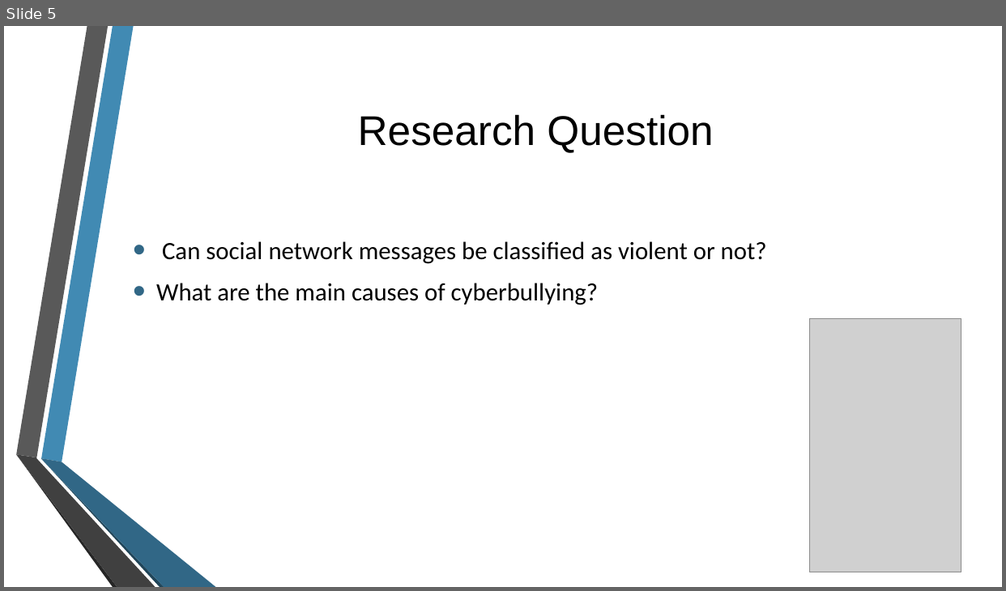
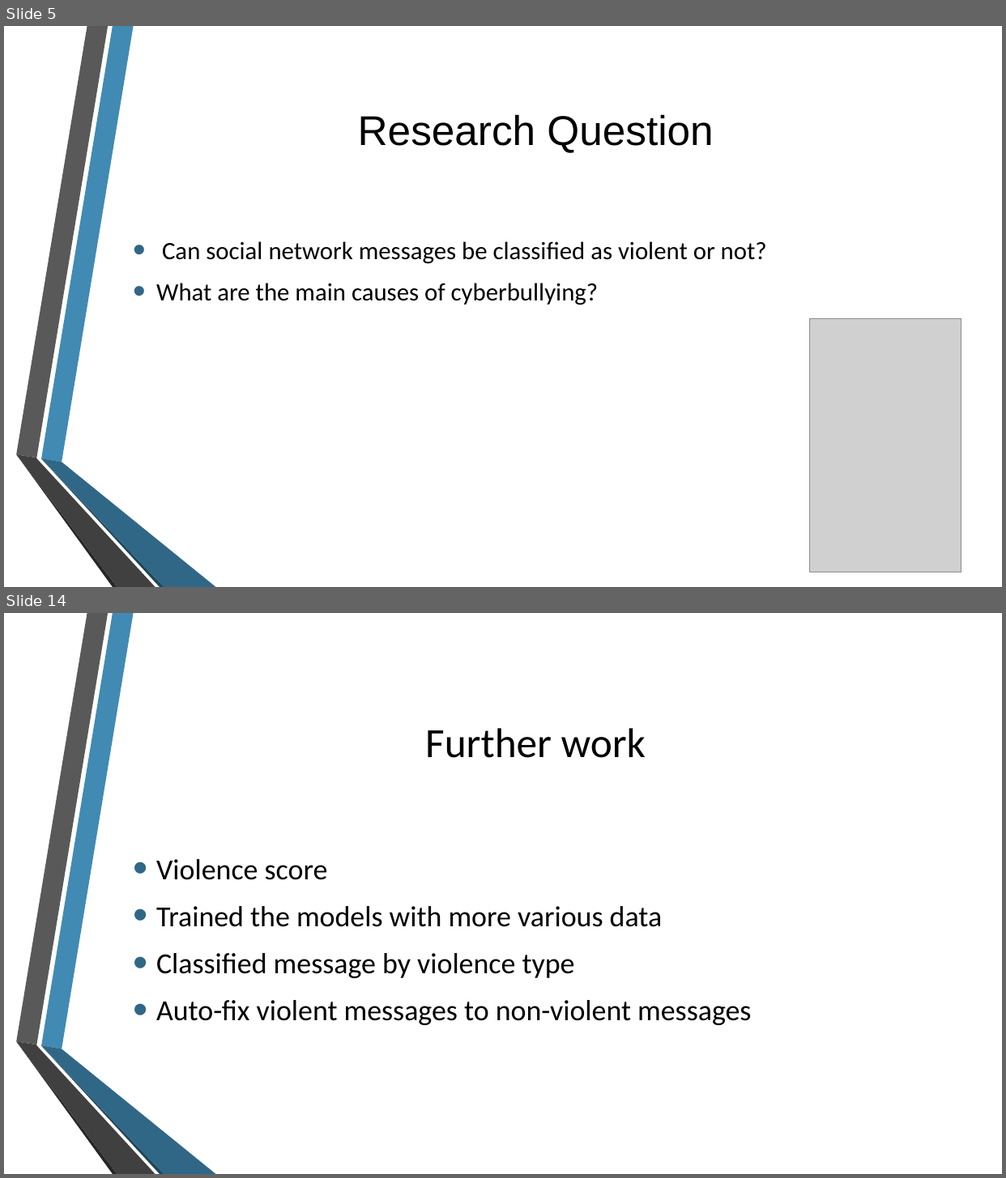
Before and after one commit to may-tal/nlpProject, a slide deck: CyberBullying.pptx. Shown one above the other, each under a label of ours: slide 5 before the commit, slides 5 and 14 after it; the slides between them are not shown. The pictures are 1006x591 and 1006x1178 pixels, drawn with LibreOffice and Linux fonts; fonts in the diff are those of the drawing; grey boxes stand for pictures; background and template pictures are left out. Boxes give left, top, right and bottom in pixels: in the first picture for what was removed or moved away, otherwise in the second. Text is boxed around its words. In the diff, an @@ line names an element or a change of style, - is before the commit and + after.

```diff
--- a/CyberBullying.pptx
+++ b/CyberBullying.pptx
@@ slide 14 added at (4, 613, 1002, 1174), background picture (left out); not listed: 6 template elements that a slide beside it also shows @@
@@ title added at (425, 728, 646, 758), 40 pt, text #000000 @@
+Further work
@@ text added at (156, 859, 751, 1025), 28 pt, text #000000 @@
+• Violence score
+• Trained the models with more various data
+• Classified message by violence type
+• Auto-fix violent messages to non-violent messages
```
Also in this commit, not shown: 2 slides changed, 6 other slides added, 1 slide removed.
